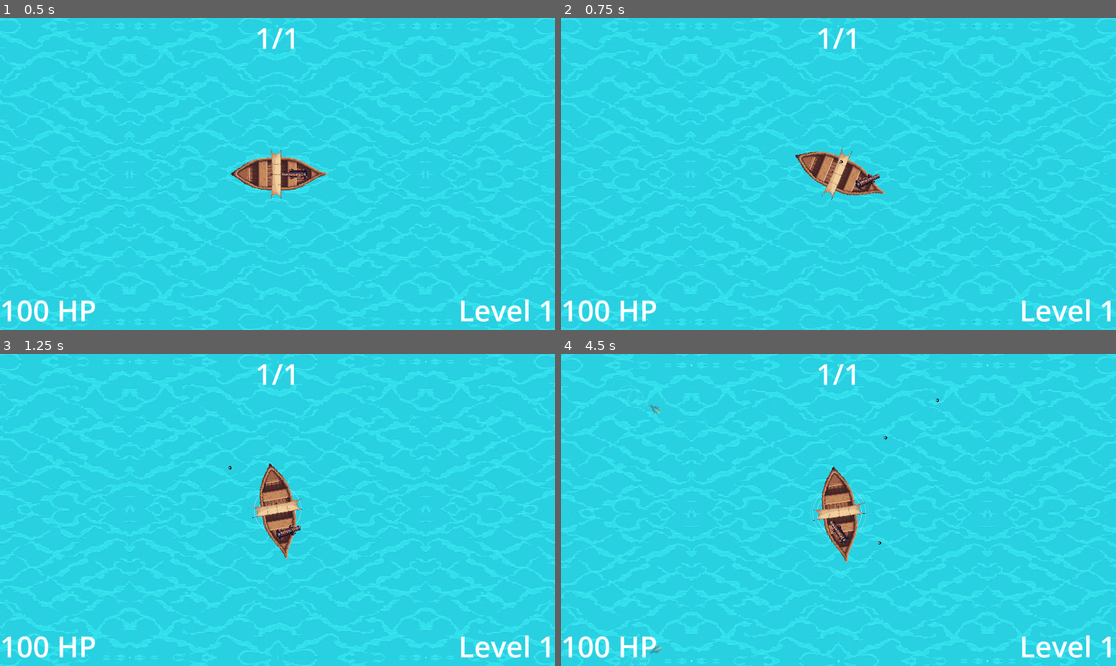
Above: before the commit, frames 1-4 (two rows, left to right).
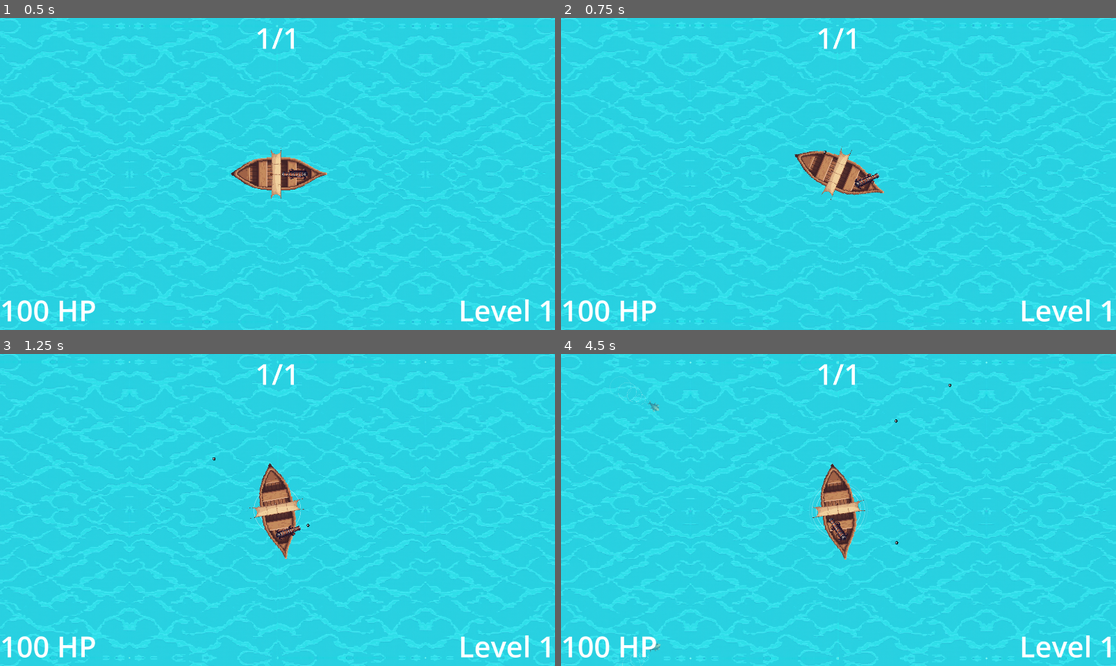
Above: after the commit, the same moments.

Repository: HephaistosForge/OceanDreamer
Game: Godot game, scene res://levels/main.tscn
The game is run twice, just before and just after one commit, with the same random seed, the same clock (stepped at 60 frames per second) and the same inputs.
Inputs (mouse positions are in pixels of both pictures, inside the frame that each line leads up to):
- Up to frame 1 (0.5 s): no input
- Up to frame 2 (0.75 s): move the mouse to (960, 158) at 0.52 s; hold D (turn_right) from 0.53 s (still down); hold Space (shoot) from 0.53 s (still down); click (960, 158) at 0.67 s
- Up to frame 3 (1.25 s): keep holding D (turn_right); keep holding Space (shoot)
- Up to frame 4 (4.5 s): release D (turn_right) at 1.25 s; release Space (shoot) at 1.25 s; drag from (727, 525) to (788, 466) at 1.27 s; move the mouse to (894, 441) at 2.02 s; hold D (turn_right) 2.03-2.75 s; hold Space (shoot) 2.03-2.75 s; drag from (810, 572) to (832, 450) at 2.77 s; move the mouse to (1005, 556) at 3.52 s; hold A (turn_left) 3.53-4.25 s; hold Space (shoot) 3.53-4.25 s; drag from (672, 463) to (849, 534) at 4.27 s

Frame 1 is identical in both runs. In frame 2, 1.4% of the frame differs, in the area x 0-100%, y 0-100%; in frame 3, 0.6%; in frame 4, 2.9%.

Commit message:
fix cannonball not getting velocity of ship before

Diff:
--- a/entities/ship/camera_2d.gd
+++ b/entities/ship/camera_2d.gd
@@ -3,15 +3,15 @@
 @onready var original_position = position
 
 
-func trigger_shake(intensity_factor: float, duration: float, amount_of_shakes: int, rotation: float) -> void:
+func trigger_shake(intensity_factor: float, duration: float, amount_of_shakes: int, angle: float) -> void:
 	await get_tree().create_timer(0.1).timeout
 
 	var tween = create_tween()
 
-	for i in range(0, amount_of_shakes):
+	for i in amount_of_shakes:
 		# Calculate direction opposite to rotation
-		var angle = rotation + PI
-		var normalized_direction_vec = Vector2(cos(angle), sin(angle))
+		var opposite_angle = angle + PI
+		var normalized_direction_vec = Vector2(cos(opposite_angle), sin(opposite_angle))
 		var shake_offset = normalized_direction_vec * intensity_factor * 100
 
 		tween.tween_property(self, "position", original_position + shake_offset, duration)
--- a/entities/weapons/cannon.gd
+++ b/entities/weapons/cannon.gd
@@ -44,14 +44,15 @@
 		for burst in burst_count:
 			var cannonball = CANNONBALL_SCENE.instantiate()
 			get_tree().root.add_child(cannonball)
-			cannonball.global_position = global_position
-			# cannonball.acceleration_cutoff_distance = $SpawnAt.global_position.distance_to($AccelerateTo.global_position)
-			cannonball.velocity = Vector2(cos(global_rotation), sin(global_rotation)) * velocity
+			cannonball.global_position = $SpawnAt.global_position
+
+			var velocity_direction = Vector2(cos(global_rotation), sin(global_rotation))
+			cannonball.velocity = velocity_direction * velocity + get_parent().velocity
 			cannonball.is_enemy = false
 			cannonball.scale = Vector2.ONE * ball_size
 			cannonball.damage = damage
+
+			camera.trigger_shake(0.5 * ball_size, 0.03, 1, global_rotation)
 			await get_tree().create_timer(burst_delay).timeout
 
 		reload_timer.start()
-
-		camera.trigger_shake(2.0, 0.03, 1, global_rotation)
